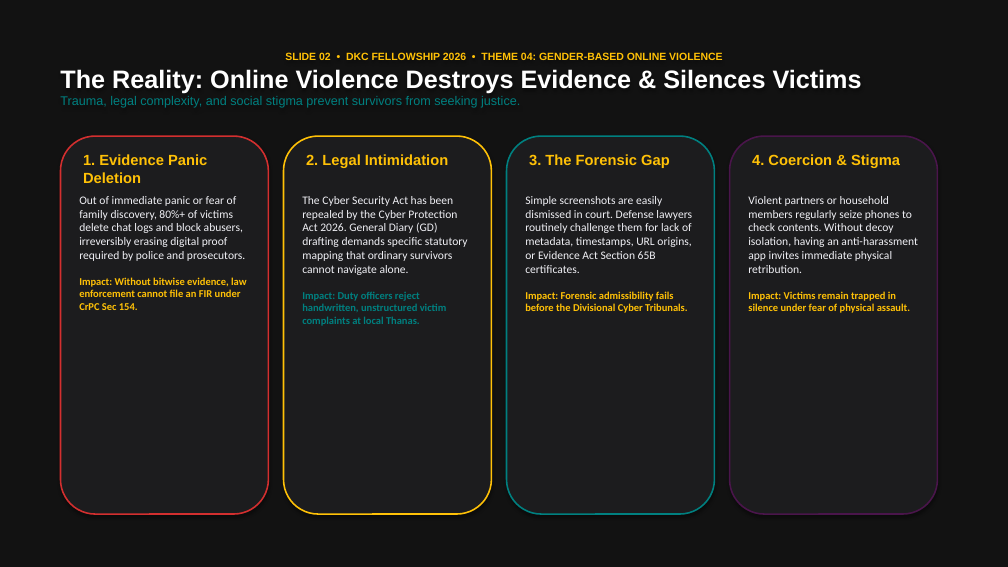
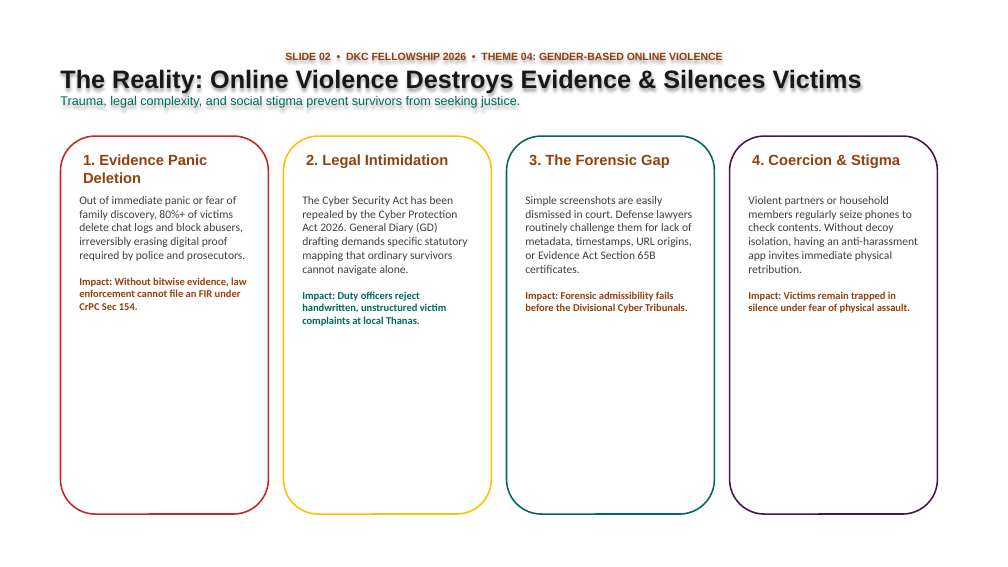
Before and after one commit to the-abraar/Protiti, a slide deck: slide 2 of pitch_materials/Protiti_Pitch_Deck.pptx. Drawn at 1008x567 pixels with LibreOffice and Linux fonts; fonts in the diff are those of the drawing. Boxes give left, top, right and bottom in pixels: in the first picture for what was removed or moved away, otherwise in the second. Text is boxed around its words. In the diff, an @@ line names an element or a change of style, - is before the commit and + after.

```diff
--- a/pitch_materials/Protiti_Pitch_Deck.pptx
+++ b/pitch_materials/Protiti_Pitch_Deck.pptx
@@ rectangle at box(0, 0, 1008, 567): fill #121212 to #FFFFFF @@
@@ text "SLIDE 02 • DKC FELLOWSHIP ..." at box(60, 52, 862, 108): text colour #FFC107 to #92400E in "SLIDE 02 • DKC FELLOWSHIP 2026 • ..."; text colour #FFFFFF to #18181B in "The Reality: Online Violence Destroys Evidence & ..."; text colour #008080 to #00695C in "Trauma, legal complexity, and social stigma prevent ..." @@
@@ rounded rectangle at box(60, 136, 268, 514): fill #1C1C1E to #FFFFFF; outline #D32F2F 1.5 pt to #C62828 1.5 pt; shadow off @@
@@ rounded rectangle at box(284, 136, 492, 514): fill #1C1C1E to #FFFFFF; shadow off @@
@@ rounded rectangle at box(507, 136, 715, 514): fill #1C1C1E to #FFFFFF; outline #008080 1.5 pt to #00695C 1.5 pt; shadow off @@
@@ rounded rectangle at box(730, 136, 938, 514): fill #1C1C1E to #FFFFFF; shadow off @@
@@ text colour #FFC107 to #92400E in 4 elements at box(83, 154, 207, 183), box(306, 154, 448, 168), box(529, 154, 670, 168), box(752, 154, 900, 168) @@
@@ text "Out of immediate panic or ..." at box(79, 196, 246, 310): text colour #F0F0F5 to #3F3F46 in "Out of immediate panic or fear of ..."; text colour #FFC107 to #92400E in "Impact: Without bitwise evidence, law enforcement cannot ..." @@
@@ text "The Cyber Security Act has ..." at box(302, 196, 468, 326): text colour #F0F0F5 to #3F3F46 in "The Cyber Security Act has been repealed ..."; text colour #008080 to #00695C in "Impact: Duty officers reject handwritten, unstructured victi ..." @@
@@ text "Simple screenshots are easily dismissed ..." at box(525, 196, 692, 313): text colour #F0F0F5 to #3F3F46 in "Simple screenshots are easily dismissed in court. ..."; text colour #FFC107 to #92400E in "Impact: Forensic admissibility fails before the Divisional ..." @@
@@ text "Violent partners or household members ..." at box(748, 196, 917, 313): text colour #F0F0F5 to #3F3F46 in "Violent partners or household members regularly seize ..."; text colour #FFC107 to #92400E in "Impact: Victims remain trapped in silence under ..." @@
```
Also in this commit, not shown: 7 other slides changed, 5 other files.
